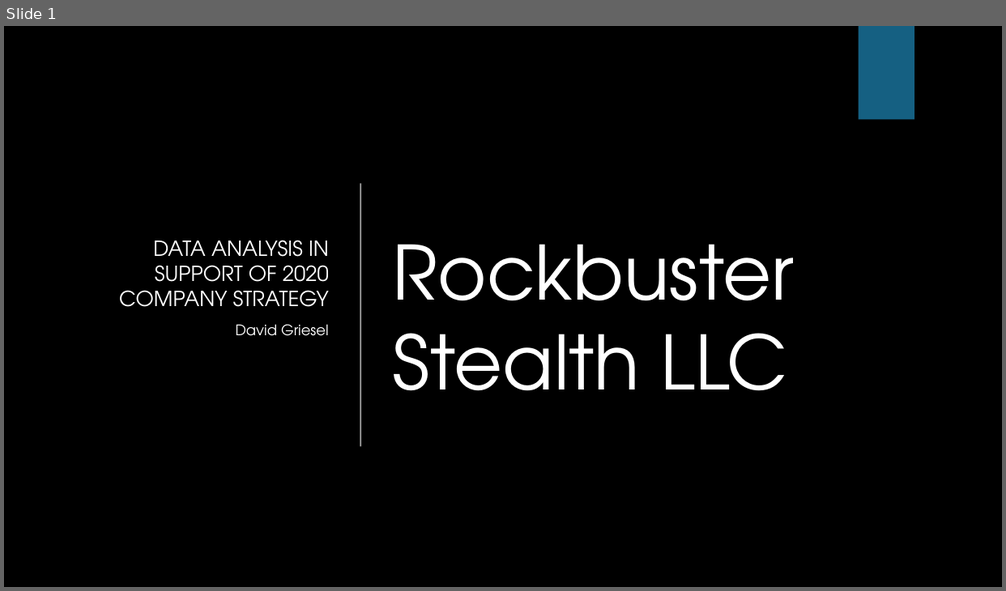
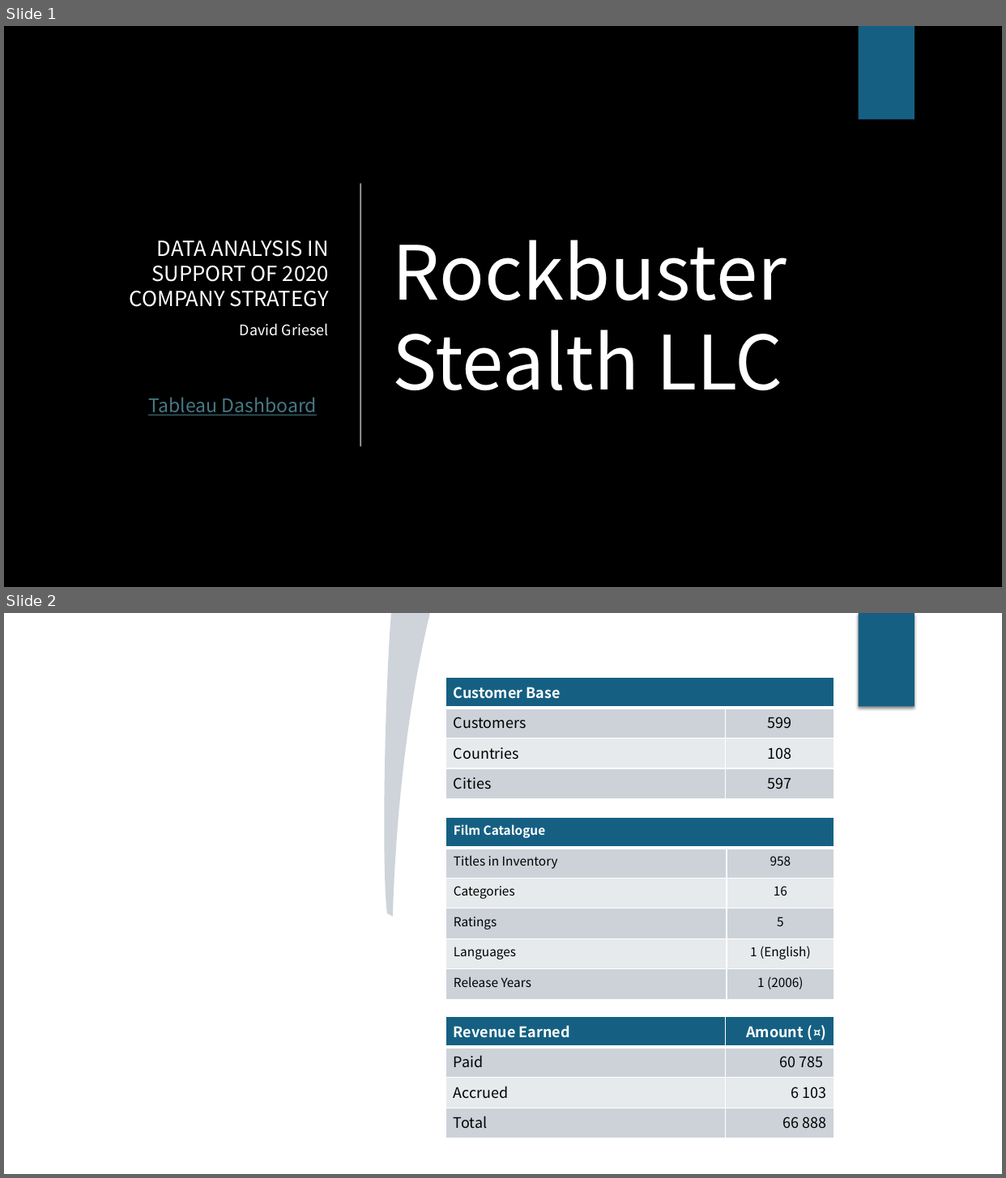
Before and after one commit to davidgriesel/03_streaming_service_database_queries, a slide deck: deliverables/presentation.pptx. Shown one above the other, each under a label of ours: slide 1 before the commit, slides 1 and 2 after it. The pictures are 1006x591 and 1006x1178 pixels, drawn with LibreOffice and Linux fonts; fonts in the diff are those of the drawing; grey boxes stand for pictures; background and template pictures are left out. Boxes give left, top, right and bottom in pixels: in the first picture for what was removed or moved away, otherwise in the second. Text is boxed around its words. In the diff, an @@ line names an element or a change of style, - is before the commit and + after.

```diff
--- a/deliverables/presentation.pptx
+++ b/deliverables/presentation.pptx
@@ slide 2 added at (4, 613, 1002, 1174), background #FFFFFF @@
@@ rectangle added at (4, 613, 1002, 1174), fill #FFFFFF @@
@@ freeform shape added at (385, 613, 430, 917), fill #0E2841 at 20% opacity @@
@@ picture added at (659, 613, 790, 707) @@
@@ rectangle added at (859, 613, 914, 707), fill #156082 @@
@@ table added at (446, 677, 835, 798), 4 rows, 2 columns @@
+Customer Base | 
+Customers | 599
+Countries | 108
+Cities | 597
@@ title added at (57, 747, 345, 1114), 42 pt, text #FFFFFF @@
+Overview
@@ table added at (446, 817, 835, 999), 6 rows, 2 columns @@
+Film Catalogue | 
+Titles in Inventory | 958
+Categories | 16
+Ratings | 5
+Languages | 1 (English)
+Release Years | 1 (2006)
@@ picture added at (4, 832, 334, 1174) @@
@@ picture added at (4, 850, 128, 1043) @@
@@ table added at (446, 1017, 835, 1139), 4 rows, 2 columns @@
+Revenue Earned | Amount (¤)
+Paid | 60 785
+Accrued | 6 103
+Total | 66 888
@@ picture added at (709, 1112, 790, 1174) @@
@@ slide 1 changed as well @@
@@ subtitle "DATA ANALYSIS IN SUPPORT OF ..." at (129, 241, 329, 336): font TeX Gyre Adventor to Noto Sans CJK SC @@
@@ title "Rockbuster Stealth LLC" at (393, 240, 787, 391): font TeX Gyre Adventor to Noto Sans CJK SC @@
@@ text added at (148, 397, 317, 416), 18 pt, text #467886, underline @@
+Tableau Dashboard
```
Also in this commit, not shown: 7 other slides changed, 1 other slide added, 3 slides removed, 7 other files.
